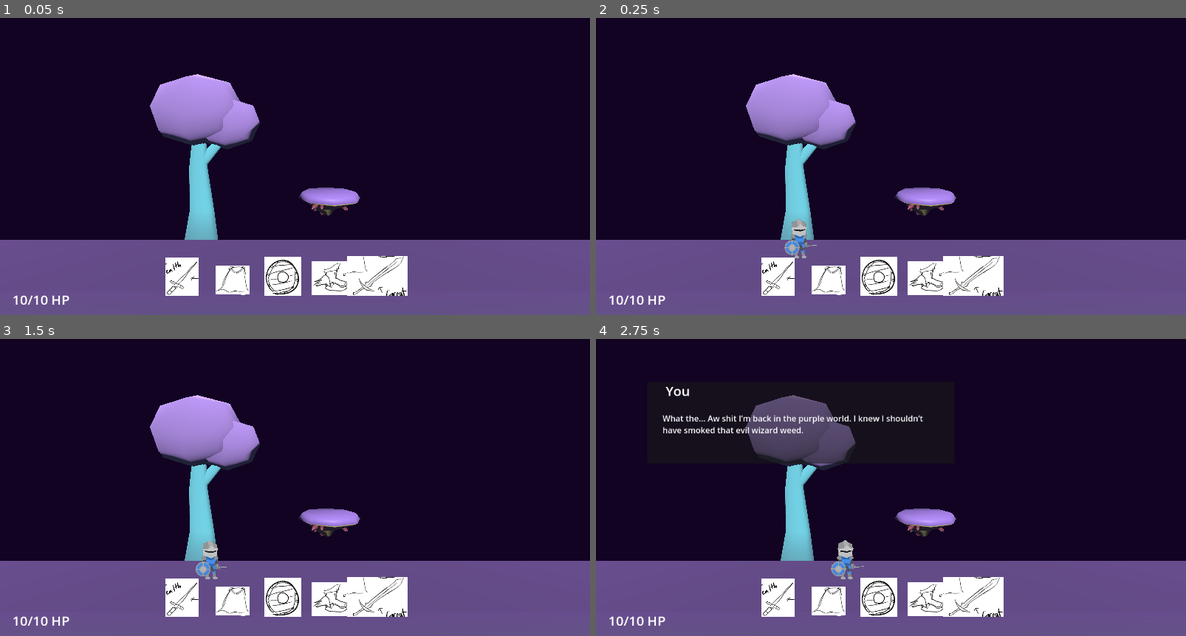
Above: before the commit, frames 1-4 (two rows, left to right).
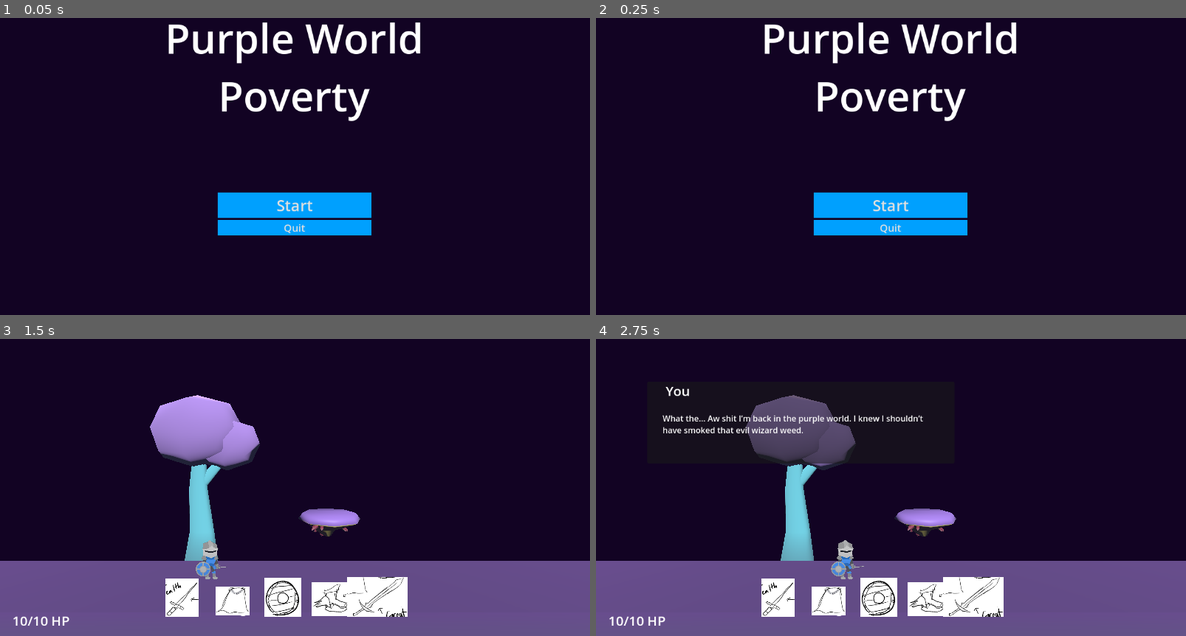
Above: after the commit, the same moments.

Repository: greatbrick0/SacrificeJam1
Game: Godot game, scene res://Scenes/main_menu.tscn
Two runs of this game, one before a commit and one after it. Both use one fixed random seed, a clock stepped at 60 frames per second and the inputs below. Before the commit the project starts from res://Scenes/main_level.tscn.
Inputs (mouse positions are in pixels of both pictures, inside the frame that each line leads up to):
- Up to frame 1 (0.05 s): no input
- Up to frame 2 (0.25 s): no input
- Up to frame 3 (1.5 s): click (295, 526) at 0.5 s, where only the run after the commit has a clickable "Start"; tap Enter at 1.25 s; hold D (MoveRight) from 1.28 s (still down); hold E (Ability) from 1.28 s (still down)
- Up to frame 4 (2.75 s): tap Space (Jump) at 1.52, 2.27 s; release D (MoveRight) at 2.03 s; release E (Ability) at 2.03 s; hold S (MoveDown) from 2.03 s (still down); tap Q (Parry) at 2.1 s

The runs differ from the first frame. In frame 1, 36% of the frame differs, in the area x 0-100%, y 1-100%; in frame 2, 36%; in frame 3, less than 0.1%; in frame 4, nothing differs.

Commit message:
Made Menu Default Scene

Diff:
--- a/project.godot
+++ b/project.godot
@@ -11,7 +11,7 @@
 [application]
 
 config/name="SacrificeJam"
-run/main_scene="res://Scenes/main_level.tscn"
+run/main_scene="res://Scenes/main_menu.tscn"
 config/features=PackedStringArray("4.1", "GL Compatibility")
 config/icon="res://Art/Sprites/KnightInPurple (1).png"
 
